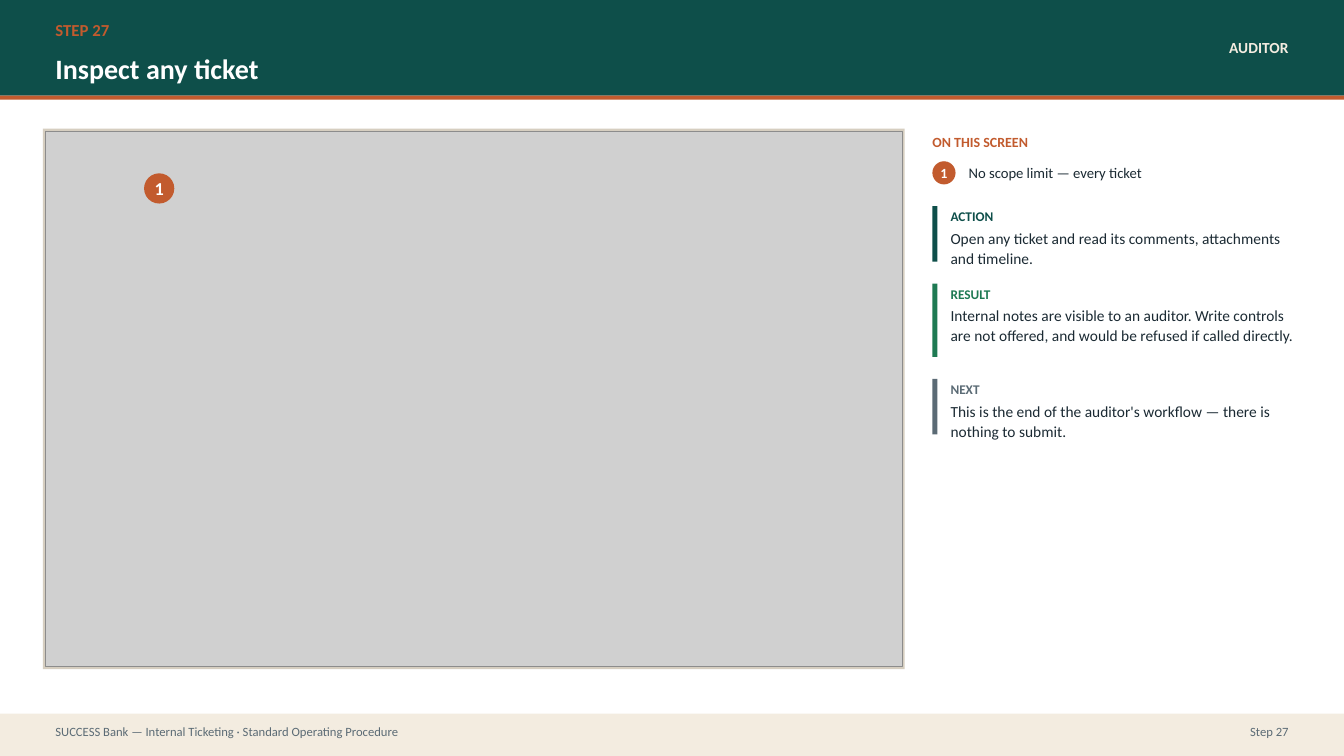
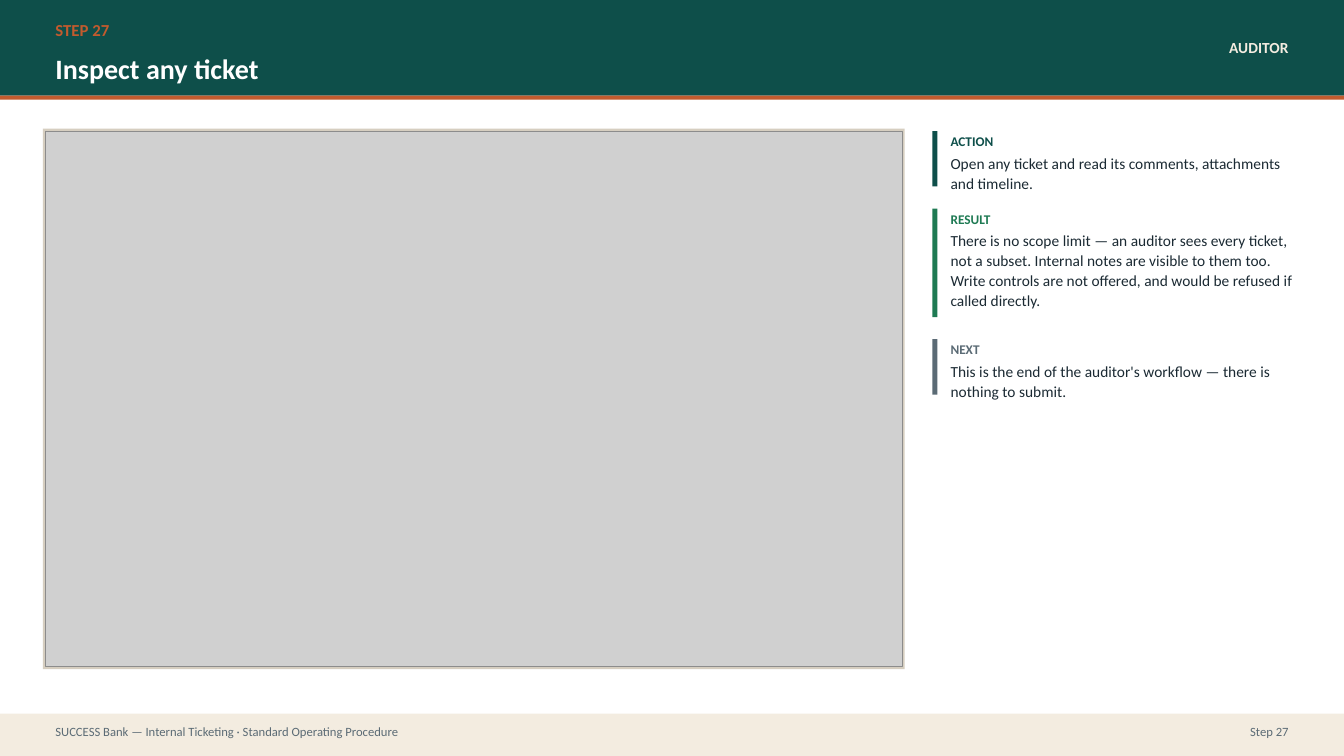
Before and after one commit to prajwal-patil-hub/Internal-Banking-Ticketing-System, a slide deck: slide 48 of docs/sop/SUCCESS-Bank-Ticketing-SOP.pptx. Drawn at 1344x756 pixels with LibreOffice and Linux fonts; fonts in the diff are those of the drawing; grey boxes stand for pictures. Boxes give left, top, right and bottom in pixels: in the first picture for what was removed or moved away, otherwise in the second. Text is boxed around its words. In the diff, an @@ line names an element or a change of style, - is before the commit and + after.

```diff
--- a/docs/sop/SUCCESS-Bank-Ticketing-SOP.pptx
+++ b/docs/sop/SUCCESS-Bank-Ticketing-SOP.pptx
@@ text removed at (932, 138, 1028, 147) @@
-ON THIS SCREEN
@@ 3 texts, 1 rectangle: place and size @@
-3 texts, 1 rectangle at (933, 206, 1280, 299)
+3 texts, 1 rectangle at (933, 131, 1280, 224)
@@ ellipse removed at (144, 173, 174, 204) @@
-1
@@ ellipse removed at (933, 161, 956, 185) @@
-1
@@ text removed at (969, 168, 1142, 181) @@
-No scope limit — every ticket
@@ rectangle: place and size @@
-rectangle at (933, 283, 938, 356)
+rectangle at (933, 209, 938, 317)
@@ text at (951, 235, 1292, 309): text changed @@
-Internal notes are visible to an auditor. Write controls are not offered, and would be refused if called directly.
+There is no scope limit — an auditor sees every ticket, not a subset. Internal notes are visible to them too. Write controls are not offered, and would be refused if called directly.
@@ 2 texts, 1 rectangle: place and size @@
-2 texts, 1 rectangle at (933, 379, 1270, 440)
+2 texts, 1 rectangle at (933, 340, 1270, 400)
```
Also in this commit, not shown: 14 other slides changed, 3 other files.
